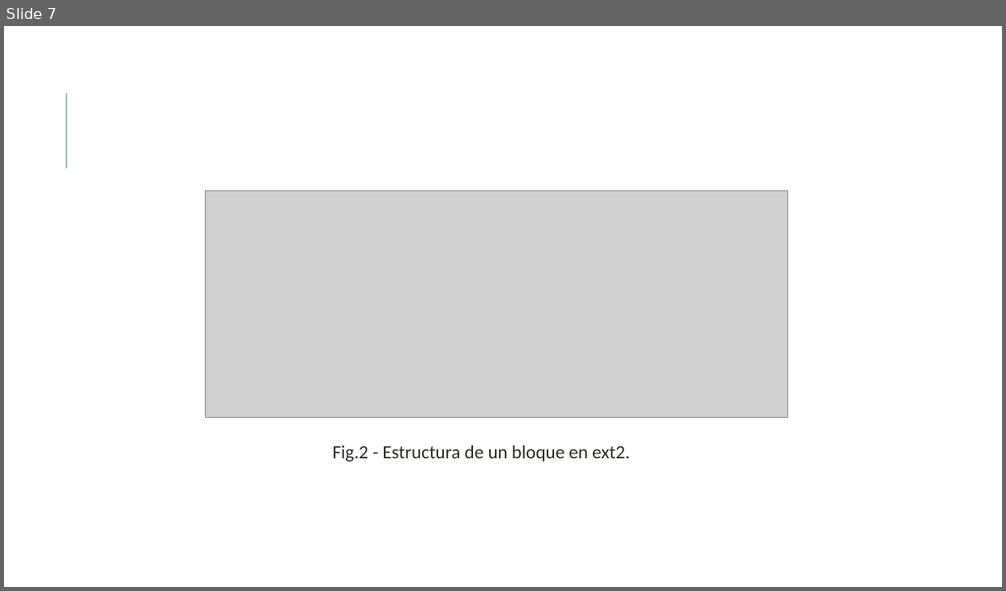
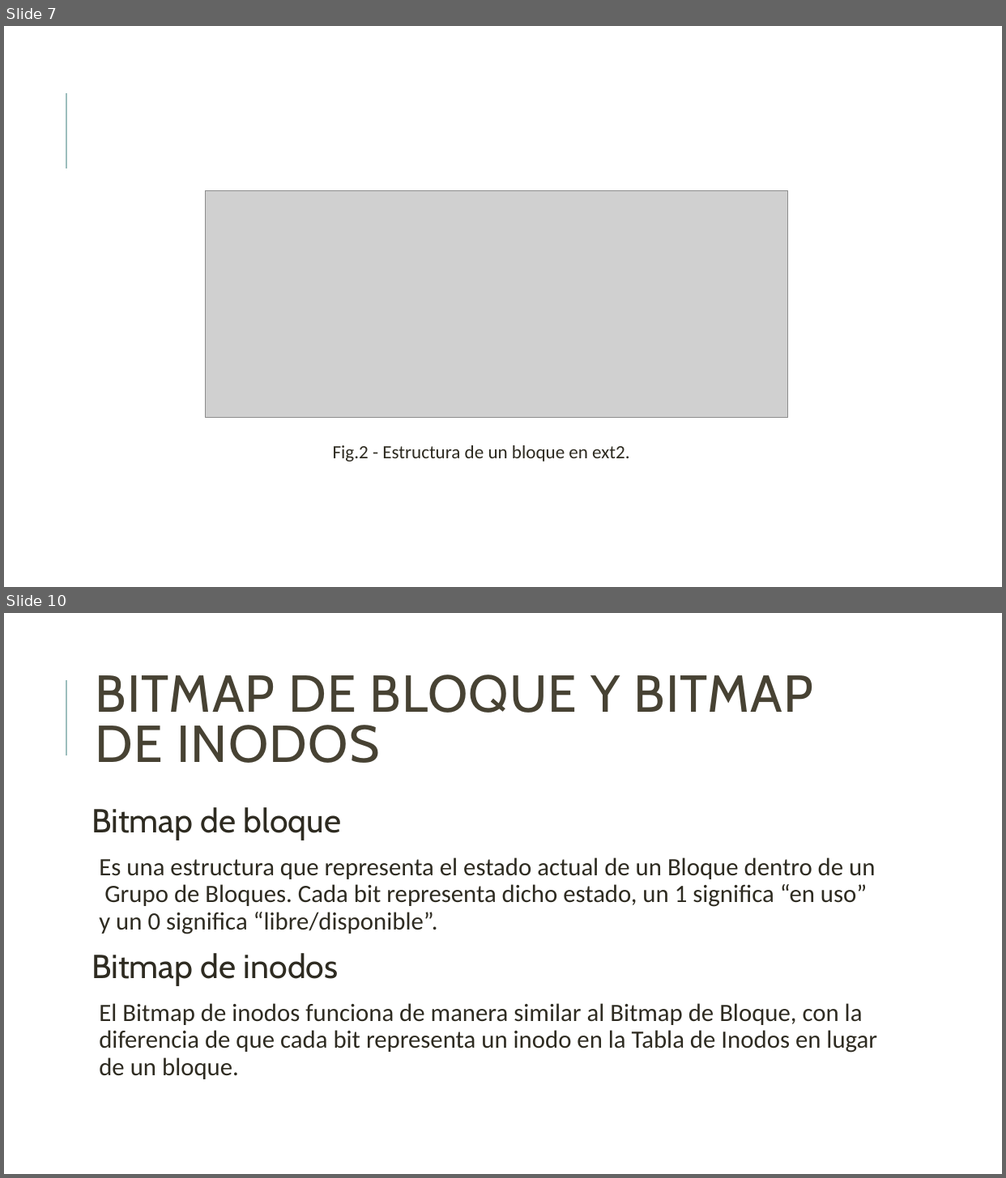
Before and after one commit to unamfi/sistop-2020-1, a slide deck: exposiciones/GonzálezAndrés/Extended.pptx. Shown one above the other, each under a label of ours: slide 7 before the commit, slides 7 and 10 after it; the slides between them are not shown. The pictures are 1006x591 and 1006x1178 pixels, drawn with LibreOffice and Linux fonts; fonts in the diff are those of the drawing; grey boxes stand for pictures. Boxes give left, top, right and bottom in pixels: in the first picture for what was removed or moved away, otherwise in the second. Text is boxed around its words. In the diff, an @@ line names an element or a change of style, - is before the commit and + after.

```diff
--- a/exposiciones/GonzálezAndrés/Extended.pptx
+++ b/exposiciones/GonzálezAndrés/Extended.pptx
@@ slide 10 added at [4, 613, 1002, 1174], background #FFFFFF; not listed: 1 template element that a slide beside it also shows @@
@@ title added at [96, 675, 814, 763], 50 pt, text #474233 @@
+BITMAP DE BLOQUE Y BITMAP DE INODOS
@@ text added at [91, 807, 877, 1080], 24 pt, text #2E2B21 @@
+Bitmap de bloque
+  Es una estructura que representa el estado actual de un Bloque dentro de un Grupo de Bloques. Cada bit representa dicho estado, un 1 significa “en uso” y un 0 significa “libre/disponible”.
+Bitmap de inodos
+  El Bitmap de inodos funciona de manera similar al Bitmap de Bloque, con la diferencia de que cada bit representa un inodo en la Tabla de Inodos en lugar de un bloque.
```
Also in this commit, not shown: 2 slides changed, 6 other slides added.
